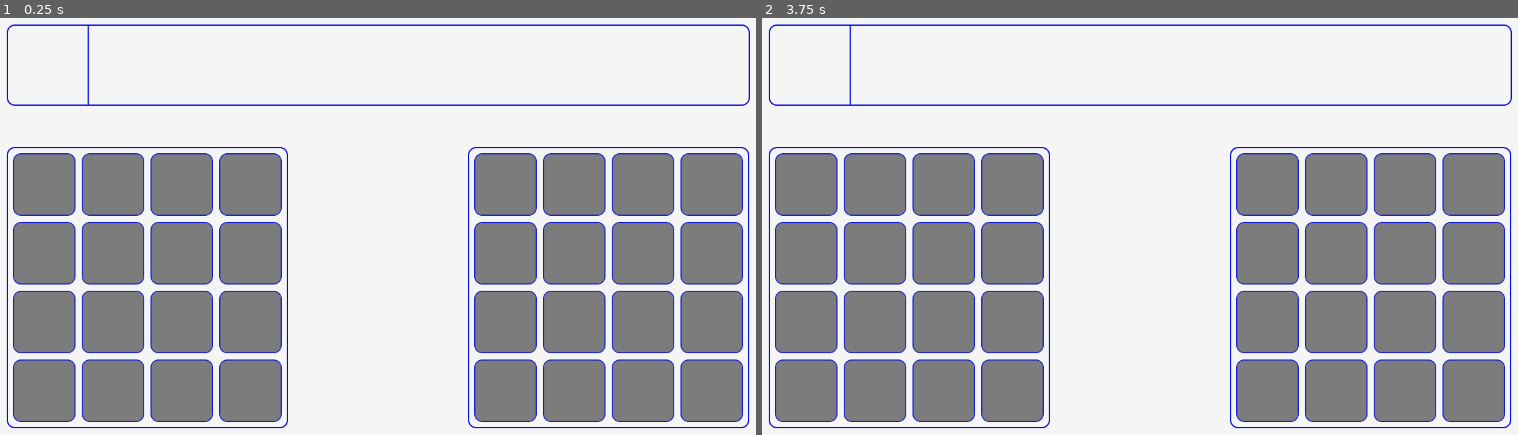
Above: before the commit, frames 1-2 (left to right).
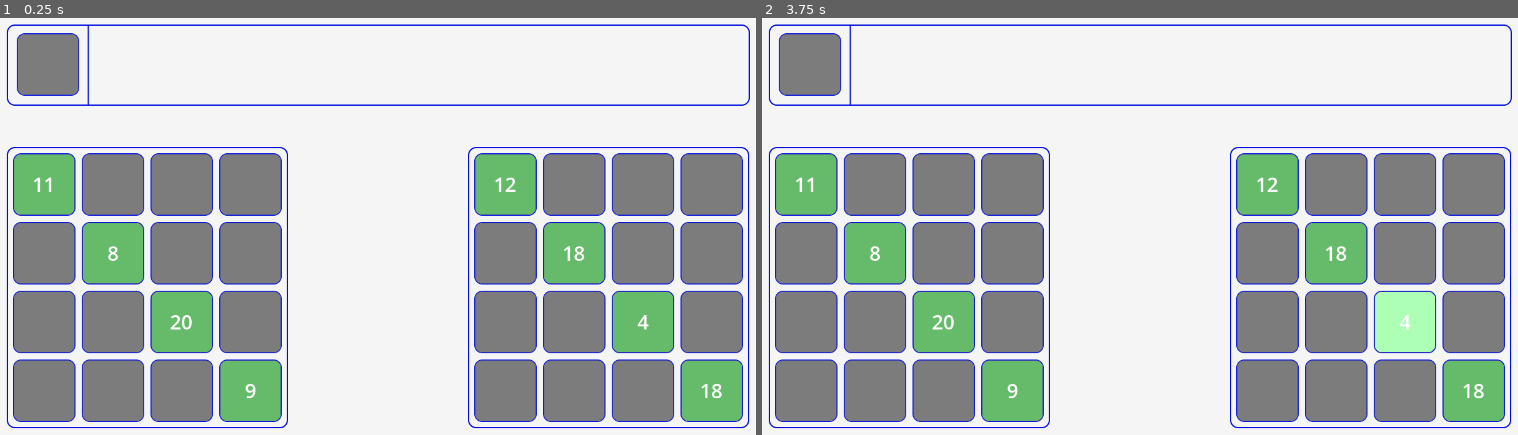
Above: after the commit, the same moments.

Repository: Rinkton/lucky-numbers-godot
Game: Godot game, scene res://game.tscn
Same seed, same stepped clock (60 frames per second), same inputs: the game is played once before the commit and once after it.
Inputs (mouse positions are in pixels of both pictures, inside the frame that each line leads up to):
- Up to frame 1 (0.25 s): no input
- Up to frame 2 (3.75 s): tap Enter at 0.5, 2, 3.5 s; move the mouse to (1313, 209) at 0.52 s; click (1313, 209) at 0.67 s; tap Space at 1.25, 2.75 s; move the mouse to (981, 255) at 1.27 s; click (981, 255) at 1.42 s; move the mouse to (1223, 134) at 2.02 s; click (1223, 134) at 2.17 s; move the mouse to (1102, 322) at 2.77 s; click (1102, 322) at 2.92 s; move the mouse to (1381, 301) at 3.52 s; click (1381, 301) at 3.67 s

The runs differ from the first frame. In frame 1, 10% of the frame differs, in the area x 1-99%, y 3-97%; in frame 2, 10%.

Commit message:
Made for KSE

Diff:
--- /dev/null
+++ b/lucky-numbers/cell.gd
@@ -0,0 +1,49 @@
+extends Control
+class_name Cell
+
+
+const SCENE = preload("res://cell.tscn")
+
+
+func _ready():
+	$MouseChecker.connect("lmb", _on_lmb)
+
+
+static func new_scene():
+	var scene = SCENE.instantiate()
+	return scene
+
+
+func replace_clover(clover: Clover):
+	clear_clover()
+	add_child(clover)
+
+
+func is_there_clover():
+	return is_instance_valid(get_clover())
+
+
+func get_clover():
+	for a in get_children():
+		if a is Clover:
+			return a
+	return null
+
+
+func clear_clover():
+	for a in get_children():
+		if a is Clover:
+			a.queue_free()
+
+
+func _on_lmb():
+	if G.game.whos_this_cell(self) == G.game.cur_player:
+		var focus_owner = get_viewport().gui_get_focus_owner()
+		# TODO: it also depends on whos this cell is, make a table of it and make the logic right and clear
+		if focus_owner is CloverPile and focus_owner.is_there_clover():
+			var prev_clover = get_clover()
+			remove_child(prev_clover)
+			var clover = focus_owner.get_clover()
+			focus_owner.remove_child(clover)
+			replace_clover(clover)
+			G.game.face_up_pile.add_clover(prev_clover)
--- a/lucky-numbers/cell.tscn
+++ b/lucky-numbers/cell.tscn
@@ -1,17 +1,24 @@
-[gd_scene load_steps=2 format=3 uid="uid://du87igtiyob7"]
+[gd_scene load_steps=4 format=3 uid="uid://du87igtiyob7"]
 
 [ext_resource type="Texture2D" uid="uid://5cmk788h0kdv" path="res://cell.png" id="1_f2ill"]
+[ext_resource type="Script" path="res://cell.gd" id="1_rj7qh"]
+[ext_resource type="PackedScene" uid="uid://bwmeh3trs3fx8" path="res://mouse_checker.tscn" id="3_88vch"]
 
-[node name="Control" type="Control"]
+[node name="Cell" type="Control"]
 custom_minimum_size = Vector2(100, 100)
 layout_mode = 3
 anchors_preset = 0
 offset_right = 100.0
 offset_bottom = 100.0
-mouse_filter = 2
+focus_mode = 2
+script = ExtResource("1_rj7qh")
 metadata/_edit_lock_ = true
 
-[node name="Cell" type="Sprite2D" parent="."]
+[node name="Sprite2D" type="Sprite2D" parent="."]
 position = Vector2(50, 50)
 texture = ExtResource("1_f2ill")
 hframes = 3
+
+[node name="MouseChecker" parent="." instance=ExtResource("3_88vch")]
+offset_right = 100.0
+offset_bottom = 100.0
--- /dev/null
+++ b/lucky-numbers/clover.gd
@@ -0,0 +1,30 @@
+extends Sprite2D
+class_name Clover
+
+
+const SCENE = preload("res://clover.tscn")
+
+
+var number: int:
+	set(value):
+		number = value
+		$Label.text = str(number)
+
+
+func _ready():
+	get_parent().connect("focus_entered", _on_parent_focus_entered)
+	get_parent().connect("focus_exited", _on_parent_focus_exited)
+
+
+static func new_scene(number: int):
+	var scene = SCENE.instantiate()
+	scene.number = number
+	return scene
+
+
+func _on_parent_focus_entered():
+	frame = 2
+
+
+func _on_parent_focus_exited():
+	frame = 1
--- /dev/null
+++ b/lucky-numbers/clover.tscn
@@ -0,0 +1,21 @@
+[gd_scene load_steps=3 format=3 uid="uid://bnardd4ebq20m"]
+
+[ext_resource type="Texture2D" uid="uid://c3mw6yoa57nxb" path="res://clover.png" id="1_4bfpu"]
+[ext_resource type="Script" path="res://clover.gd" id="2_gu2bm"]
+
+[node name="Clover" type="Sprite2D"]
+position = Vector2(50, 50)
+texture = ExtResource("1_4bfpu")
+hframes = 3
+frame = 1
+script = ExtResource("2_gu2bm")
+
+[node name="Label" type="Label" parent="."]
+offset_left = -48.0
+offset_top = -48.0
+offset_right = 48.0
+offset_bottom = 48.0
+text = "**
+v"
+horizontal_alignment = 1
+vertical_alignment = 1
--- /dev/null
+++ b/lucky-numbers/clover_pile.gd
@@ -0,0 +1,40 @@
+extends Control
+class_name CloverPile
+
+
+var clovers := []
+
+
+func _ready():
+	for i in range(2):
+		for n in range(20):
+			var clover = Clover.new_scene(n+1)
+			clovers.append(clover)
+	$MouseChecker.connect("lmb", _on_lmb)
+
+
+func pop_random_clover():
+	var idx = randi_range(0, len(clovers)-1)
+	return pop_clover(idx)
+
+
+func pop_clover(idx):
+	return clovers.pop_at(idx)
+
+
+func is_there_clover():
+	return is_instance_valid(get_clover())
+
+
+func get_clover():
+	for a in get_children():
+		if a is Clover:
+			return a
+	return null
+
+
+func _on_lmb():
+	if G.game.cur_player is HumanPlayer:
+		if not is_there_clover():
+			var clover = pop_random_clover()
+			add_child(clover)
--- /dev/null
+++ b/lucky-numbers/clover_pile.tscn
@@ -0,0 +1,22 @@
+[gd_scene load_steps=4 format=3 uid="uid://d35ioh5palih0"]
+
+[ext_resource type="Texture2D" uid="uid://5cmk788h0kdv" path="res://cell.png" id="1_2rcbq"]
+[ext_resource type="Script" path="res://clover_pile.gd" id="1_6ohdj"]
+[ext_resource type="PackedScene" uid="uid://bwmeh3trs3fx8" path="res://mouse_checker.tscn" id="3_2ektb"]
+
+[node name="CloverPile" type="Control"]
+layout_mode = 3
+anchors_preset = 0
+offset_right = 40.0
+offset_bottom = 40.0
+focus_mode = 2
+script = ExtResource("1_6ohdj")
+
+[node name="Sprite2D" type="Sprite2D" parent="."]
+position = Vector2(50, 50)
+texture = ExtResource("1_2rcbq")
+hframes = 3
+
+[node name="MouseChecker" parent="." instance=ExtResource("3_2ektb")]
+offset_right = 100.0
+offset_bottom = 100.0
--- /dev/null
+++ b/lucky-numbers/face_up_pile.gd
@@ -0,0 +1,6 @@
+extends Control
+
+
+func add_clover(clover):
+	var cell = Cell.new_scene()
+	cell.replace_clover(clover)
--- /dev/null
+++ b/lucky-numbers/face_up_pile.tscn
@@ -0,0 +1,16 @@
+[gd_scene load_steps=2 format=3 uid="uid://b5sotkq43tjnq"]
+
+[ext_resource type="Script" path="res://face_up_pile.gd" id="1_v24p4"]
+
+[node name="FaceUpPile" type="Control"]
+layout_mode = 3
+anchors_preset = 0
+offset_right = 40.0
+offset_bottom = 40.0
+script = ExtResource("1_v24p4")
+
+[node name="HBoxContainer" type="HBoxContainer" parent="."]
+layout_mode = 0
+offset_right = 40.0
+offset_bottom = 40.0
+theme_override_constants/separation = 10
--- /dev/null
+++ b/lucky-numbers/field.gd
@@ -0,0 +1,15 @@
+extends TextureRect
+
+
+var player
+
+
+func set_up_start_diagonal():
+	for i in range(4):
+		var cell = get_cell(i, i)
+		var clover = G.game.clover_pile.pop_random_clover()
+		cell.replace_clover(clover)
+
+
+func get_cell(x: int, y: int):
+	return $VBoxContainer.get_child(y).get_child(x)
--- a/lucky-numbers/field.tscn
+++ b/lucky-numbers/field.tscn
@@ -1,67 +1,87 @@
-[gd_scene load_steps=3 format=3 uid="uid://bv1s8th3lrxl6"]
+[gd_scene load_steps=4 format=3 uid="uid://bv1s8th3lrxl6"]
 
 [ext_resource type="Texture2D" uid="uid://cqlylofcxsw5h" path="res://field.png" id="1_xspou"]
+[ext_resource type="Script" path="res://field.gd" id="2_db4l5"]
 [ext_resource type="PackedScene" uid="uid://du87igtiyob7" path="res://cell.tscn" id="2_ig2au"]
 
 [node name="Field" type="TextureRect"]
 offset_right = 40.0
 offset_bottom = 40.0
 texture = ExtResource("1_xspou")
+script = ExtResource("2_db4l5")
 
-[node name="GridContainer" type="GridContainer" parent="."]
+[node name="VBoxContainer" type="VBoxContainer" parent="."]
 layout_mode = 0
 offset_left = 10.0
 offset_top = 10.0
-offset_right = 50.0
-offset_bottom = 50.0
-theme_override_constants/h_separation = 10
-theme_override_constants/v_separation = 10
-columns = 4
+offset_right = 440.0
+offset_bottom = 440.0
+theme_override_constants/separation = 10
 
-[node name="Cell" parent="GridContainer" instance=ExtResource("2_ig2au")]
+[node name="HBoxContainer" type="HBoxContainer" parent="VBoxContainer"]
+custom_minimum_size = Vector2(430, 100)
+layout_mode = 2
+theme_override_constants/separation = 10
+
+[node name="Cell" parent="VBoxContainer/HBoxContainer" instance=ExtResource("2_ig2au")]
 layout_mode = 2
 
-[node name="Cell2" parent="GridContainer" instance=ExtResource("2_ig2au")]
+[node name="Cell2" parent="VBoxContainer/HBoxContainer" instance=ExtResource("2_ig2au")]
 layout_mode = 2
 
-[node name="Cell3" parent="GridContainer" instance=ExtResource("2_ig2au")]
+[node name="Cell3" parent="VBoxContainer/HBoxContainer" instance=ExtResource("2_ig2au")]
 layout_mode = 2
 
-[node name="Cell4" parent="GridContainer" instance=ExtResource("2_ig2au")]
+[node name="Cell4" parent="VBoxContainer/HBoxContainer" instance=ExtResource("2_ig2au")]
 layout_mode = 2
 
-[node name="Cell5" parent="GridContainer" instance=ExtResource("2_ig2au")]
+[node name="HBoxContainer2" type="HBoxContainer" parent="VBoxContainer"]
+custom_minimum_size = Vector2(430, 100)
+layout_mode = 2
+theme_override_constants/separation = 10
+
+[node name="Cell" parent="VBoxContainer/HBoxContainer2" instance=ExtResource("2_ig2au")]
 layout_mode = 2
 
-[node name="Cell6" parent="GridContainer" instance=ExtResource("2_ig2au")]
+[node name="Cell2" parent="VBoxContainer/HBoxContainer2" instance=ExtResource("2_ig2au")]
 layout_mode = 2
 
-[node name="Cell7" parent="GridContainer" instance=ExtResource("2_ig2au")]
+[node name="Cell3" parent="VBoxContainer/HBoxContainer2" instance=ExtResource("2_ig2au")]
 layout_mode = 2
 
-[node name="Cell8" parent="GridContainer" instance=ExtResource("2_ig2au")]
+[node name="Cell4" parent="VBoxContainer/HBoxContainer2" instance=ExtResource("2_ig2au")]
 layout_mode = 2
 
-[node name="Cell9" parent="GridContainer" instance=ExtResource("2_ig2au")]
+[node name="HBoxContainer3" type="HBoxContainer" parent="VBoxContainer"]
+custom_minimum_size = Vector2(430, 100)
+layout_mode = 2
+theme_override_constants/separation = 10
+
+[node name="Cell" parent="VBoxContainer/HBoxContainer3" instance=ExtResource("2_ig2au")]
 layout_mode = 2
 
-[node name="Cell10" parent="GridContainer" instance=ExtResource("2_ig2au")]
+[node name="Cell2" parent="VBoxContainer/HBoxContainer3" instance=ExtResource("2_ig2au")]
 layout_mode = 2
 
-[node name="Cell11" parent="GridContainer" instance=ExtResource("2_ig2au")]
+[node name="Cell3" parent="VBoxContainer/HBoxContainer3" instance=ExtResource("2_ig2au")]
 layout_mode = 2
 
-[node name="Cell12" parent="GridContainer" instance=ExtResource("2_ig2au")]
+[node name="Cell4" parent="VBoxContainer/HBoxContainer3" instance=ExtResource("2_ig2au")]
 layout_mode = 2
 
-[node name="Cell13" parent="GridContainer" instance=ExtResource("2_ig2au")]
+[node name="HBoxContainer4" type="HBoxContainer" parent="VBoxContainer"]
+custom_minimum_size = Vector2(430, 100)
+layout_mode = 2
+theme_override_constants/separation = 10
+
+[node name="Cell" parent="VBoxContainer/HBoxContainer4" instance=ExtResource("2_ig2au")]
 layout_mode = 2
 
-[node name="Cell14" parent="GridContainer" instance=ExtResource("2_ig2au")]
+[node name="Cell2" parent="VBoxContainer/HBoxContainer4" instance=ExtResource("2_ig2au")]
 layout_mode = 2
 
-[node name="Cell15" parent="GridContainer" instance=ExtResource("2_ig2au")]
+[node name="Cell3" parent="VBoxContainer/HBoxContainer4" instance=ExtResource("2_ig2au")]
 layout_mode = 2
 
-[node name="Cell16" parent="GridContainer" instance=ExtResource("2_ig2au")]
+[node name="Cell4" parent="VBoxContainer/HBoxContainer4" instance=ExtResource("2_ig2au")]
 layout_mode = 2
--- /dev/null
+++ b/lucky-numbers/g.gd
@@ -0,0 +1,4 @@
+extends Node
+
+
+var game: Game
--- /dev/null
+++ b/lucky-numbers/game.gd
@@ -0,0 +1,33 @@
+extends Control
+class_name Game
+
+
+var players
+var cur_player
+
+@onready var clover_pile = $CloverPile
+@onready var face_up_pile = $FaceUpPile
+
+
+func _ready():
+	G.game = self
+	players = [HumanPlayer.new(), HumanPlayer.new()]
+	cur_player = players[0]
+	$Field.set_up_start_diagonal()
+	$Field.player = players[0]
+	$Field2.set_up_start_diagonal()
+	$Field2.player = players[1]
+
+
+func end_turn():
+	players.reverse()
+	cur_player = players[0]
+
+
+func whos_this_cell(cell):
+	if $Field.is_ancestor_of(cell):
+		return $Field.player
+	elif $Field2.is_ancestor_of(cell):
+		return $Field2.player
+	else:
+		return null
--- a/lucky-numbers/game.tscn
+++ b/lucky-numbers/game.tscn
@@ -1,7 +1,10 @@
-[gd_scene load_steps=3 format=3 uid="uid://du0lelanxhrbt"]
+[gd_scene load_steps=6 format=3 uid="uid://du0lelanxhrbt"]
 
 [ext_resource type="Texture2D" uid="uid://x40l55jww4pe" path="res://high_panel_bg.png" id="1_1ggbm"]
+[ext_resource type="Script" path="res://game.gd" id="1_ku7cq"]
 [ext_resource type="PackedScene" uid="uid://bv1s8th3lrxl6" path="res://field.tscn" id="2_l1u56"]
+[ext_resource type="PackedScene" uid="uid://d35ioh5palih0" path="res://clover_pile.tscn" id="4_p2cst"]
+[ext_resource type="PackedScene" uid="uid://b5sotkq43tjnq" path="res://face_up_pile.tscn" id="5_whllf"]
 
 [node name="Game" type="Control"]
 layout_mode = 3
@@ -11,12 +14,14 @@
 grow_horizontal = 2
 grow_vertical = 2
 mouse_filter = 2
+script = ExtResource("1_ku7cq")
 metadata/_edit_lock_ = true
 
 [node name="Bg" type="ColorRect" parent="."]
 layout_mode = 0
 offset_right = 1280.0
 offset_bottom = 720.0
+mouse_filter = 2
 color = Color(0.960784, 0.960784, 0.960784, 1)
 metadata/_edit_lock_ = true
 
@@ -30,6 +35,7 @@
 offset_right = 594.5
 offset_bottom = 158.0
 grow_horizontal = 2
+mouse_filter = 2
 texture = ExtResource("1_1ggbm")
 
 [node name="Field" parent="." instance=ExtResource("2_l1u56")]
@@ -56,3 +62,16 @@
 offset_bottom = -46.0
 grow_horizontal = 0
 grow_vertical = 0
+
+[node name="CloverPile" parent="." instance=ExtResource("4_p2cst")]
+layout_mode = 2
+offset_left = 62.0
+offset_top = 42.0
+offset_right = 62.0
+offset_bottom = 42.0
+
+[node name="FaceUpPile" parent="." instance=ExtResource("5_whllf")]
+offset_left = 189.0
+offset_top = 43.0
+offset_right = 229.0
+offset_bottom = 83.0
--- /dev/null
+++ b/lucky-numbers/mouse_checker.gd
@@ -0,0 +1,23 @@
+extends Control
+
+
+signal lmb
+
+var is_mouse_in := false
+
+
+# TODO: shouldn't work if the clover from clover pile is
+# picked for anything else, now we work just with the clover from the pile
+func _input(event):
+	if event is InputEventMouseButton and is_mouse_in:
+		if event.button_index == MOUSE_BUTTON_LEFT and event.pressed:
+			lmb.emit()
+			get_parent().call_deferred("grab_focus")
+
+
+func _on_mouse_entered():
+	is_mouse_in = true
+
+
+func _on_mouse_exited():
+	is_mouse_in = false
--- /dev/null
+++ b/lucky-numbers/mouse_checker.tscn
@@ -0,0 +1,14 @@
+[gd_scene load_steps=2 format=3 uid="uid://bwmeh3trs3fx8"]
+
+[ext_resource type="Script" path="res://mouse_checker.gd" id="1_h2pmt"]
+
+[node name="MouseChecker" type="Control"]
+layout_mode = 3
+anchors_preset = 0
+offset_right = 40.0
+offset_bottom = 40.0
+mouse_filter = 1
+script = ExtResource("1_h2pmt")
+
+[connection signal="mouse_entered" from="." to="." method="_on_mouse_entered"]
+[connection signal="mouse_exited" from="." to="." method="_on_mouse_exited"]
--- /dev/null
+++ b/lucky-numbers/new_theme.tres
@@ -0,0 +1,4 @@
+[gd_resource type="Theme" format=3 uid="uid://mfc8m20tq1vn"]
+
+[resource]
+Label/font_sizes/font_size = 32
--- /dev/null
+++ b/lucky-numbers/player/human_player.gd
@@ -0,0 +1,2 @@
+extends Player
+class_name HumanPlayer
--- /dev/null
+++ b/lucky-numbers/player/player.gd
@@ -0,0 +1,2 @@
+extends Node
+class_name Player
--- a/lucky-numbers/project.godot
+++ b/lucky-numbers/project.godot
@@ -15,11 +15,19 @@
 config/features=PackedStringArray("4.3", "Mobile")
 config/icon="res://icon.svg"
 
+[autoload]
+
+G="*res://g.gd"
+
 [display]
 
 window/size/viewport_width=1280
 window/size/viewport_height=720
 
+[gui]
+
+theme/custom="res://new_theme.tres"
+
 [rendering]
 
 renderer/rendering_method="mobile"
